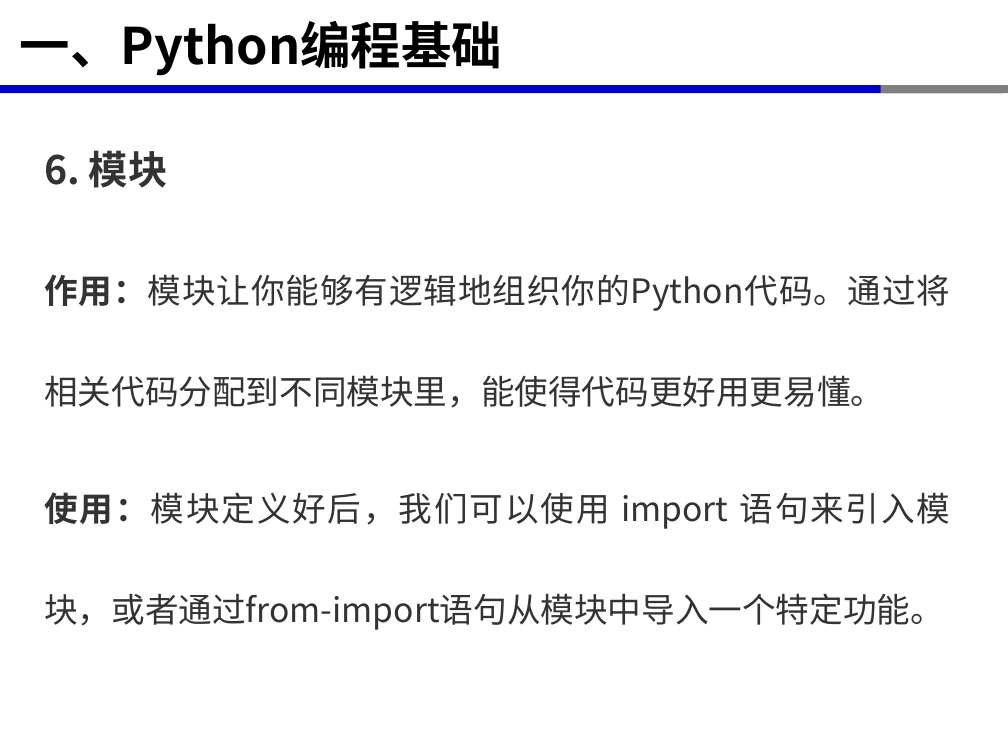
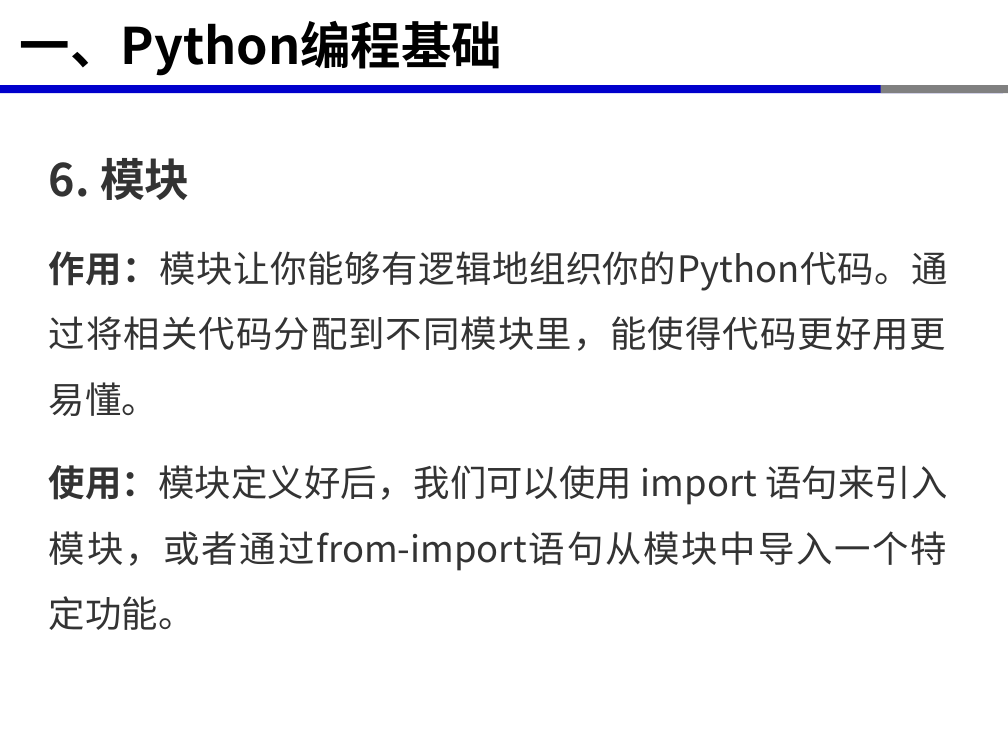
Before and after one commit to xinluo2018/open-source-gis-course, a slide deck: slide 15 of 第3章-开源GIS软件开发环境-6课时/第3章-2-开源GIS软件开发环境-Python编程基础-2学时.pptx (slide 14 before the commit). Drawn at 1008x756 pixels with LibreOffice and Linux fonts; fonts in the diff are those of the drawing. Boxes give left, top, right and bottom in pixels: in the first picture for what was removed or moved away, otherwise in the second. Text is boxed around its words. In the diff, an @@ line names an element or a change of style, - is before the commit and + after.

```diff
--- a/第3章-开源GIS软件开发环境-6课时/第3章-2-开源GIS软件开发环境-Python编程基础-2学时.pptx
+++ b/第3章-开源GIS软件开发环境-6课时/第3章-2-开源GIS软件开发环境-Python编程基础-2学时.pptx
@@ text "6. 模块" at box(49, 158, 948, 630): size 28 to 32 pt in "6. 模块"; size 24 to 26 pt; more space between paragraphs; line spacing 2.5 to 1.5 @@
```
Also in this commit, not shown: 11 other slides changed, 2 slides added, 1 slide removed, 15 other files.
